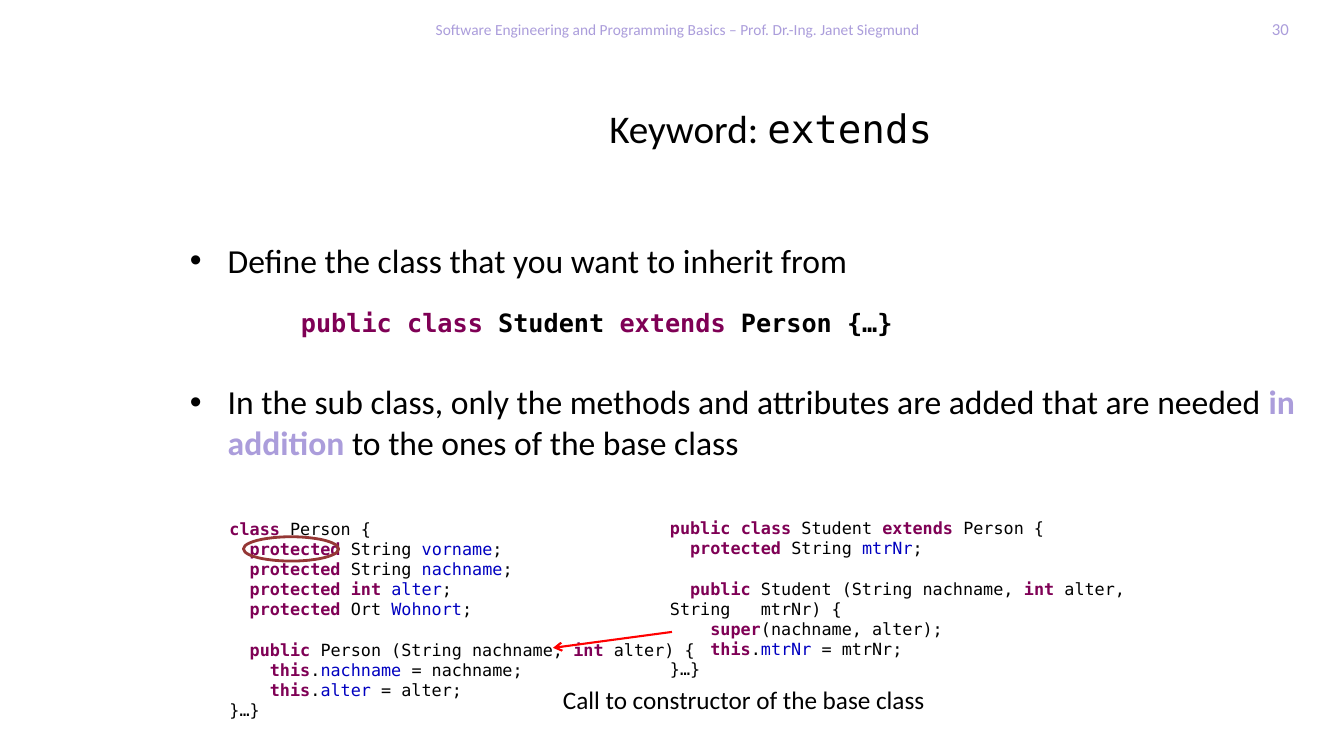
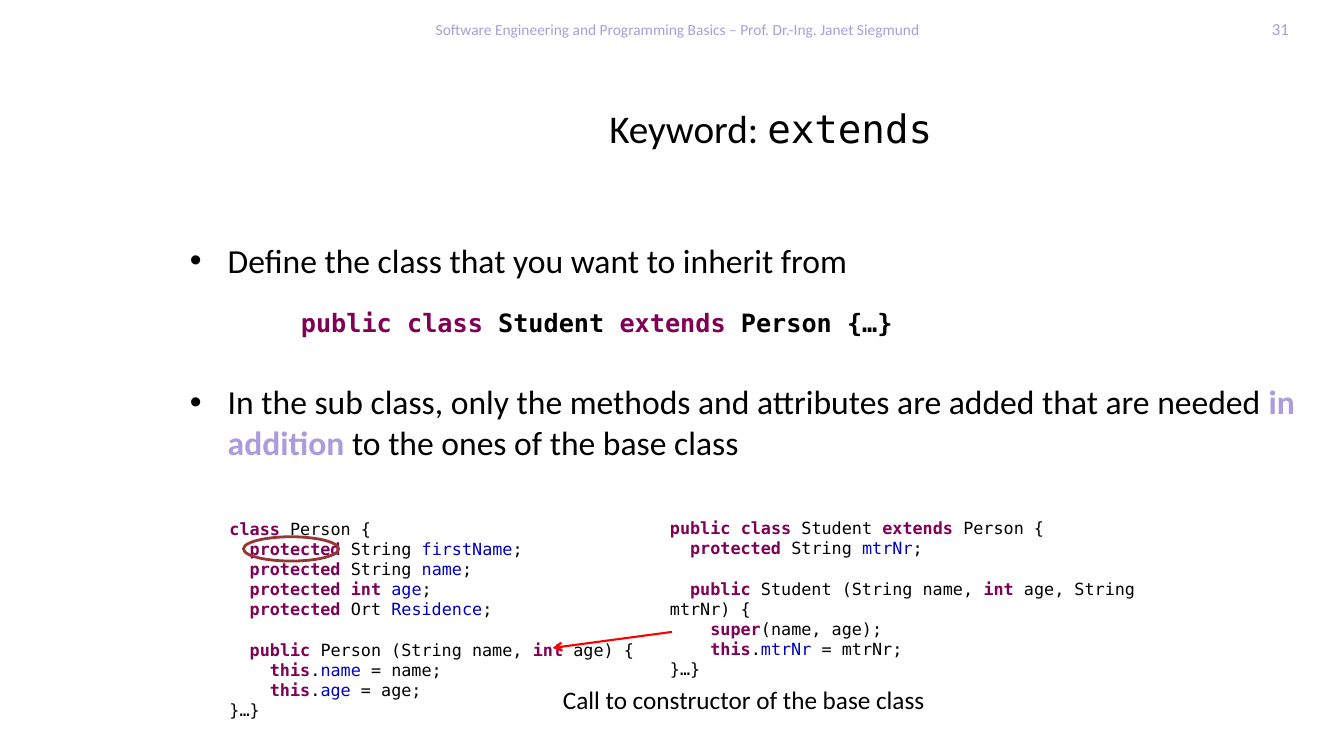
Before and after one commit to feigensp/lehre, a slide deck: slide 31 of se_prog/slides/09_Polymorphism.pptx (slide 30 before the commit). Drawn at 1344x756 pixels with LibreOffice and Linux fonts; fonts in the diff are those of the drawing; background and template pictures are left out. Boxes give left, top, right and bottom in pixels: in the first picture for what was removed or moved away, otherwise in the second. Text is boxed around its words. In the diff, an @@ line names an element or a change of style, - is before the commit and + after.

```diff
--- a/se_prog/slides/09_Polymorphism.pptx
+++ b/se_prog/slides/09_Polymorphism.pptx
@@ page number at [1272,24,1289,35]: text changed @@
-30
+31
@@ text at [250,542,613,700]: text changed; text colour #000000 to #7F0055 @@
-protected String vorname;
-protected String nachname;
-protected int alter;
-protected Ort Wohnort;
-public Person (String nachname, int alter) {
-this.nachname = nachname;
-this.alter = alter;
+protected String firstName;
+protected String name;
+protected int age;
+protected Ort Residence;
+public Person (String name, int age) {
+this.name = name;
+this.age = age;
@@ text at [670,582,1135,639]: text changed @@
-public Student (String nachname, int alter, String mtrNr) {
-super(nachname, alter);
+public Student (String name, int age, String mtrNr) {
+super(name, age);
```
Also in this commit, not shown: 15 other slides changed, 1 slide added, 3 other files.
